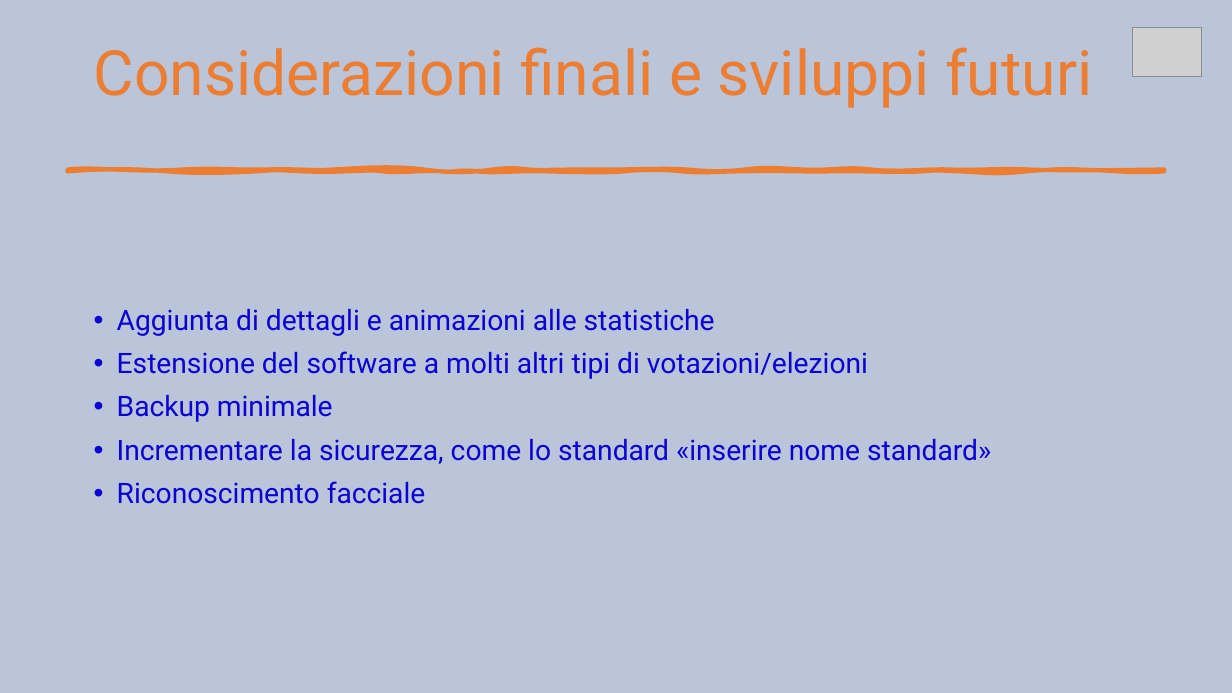
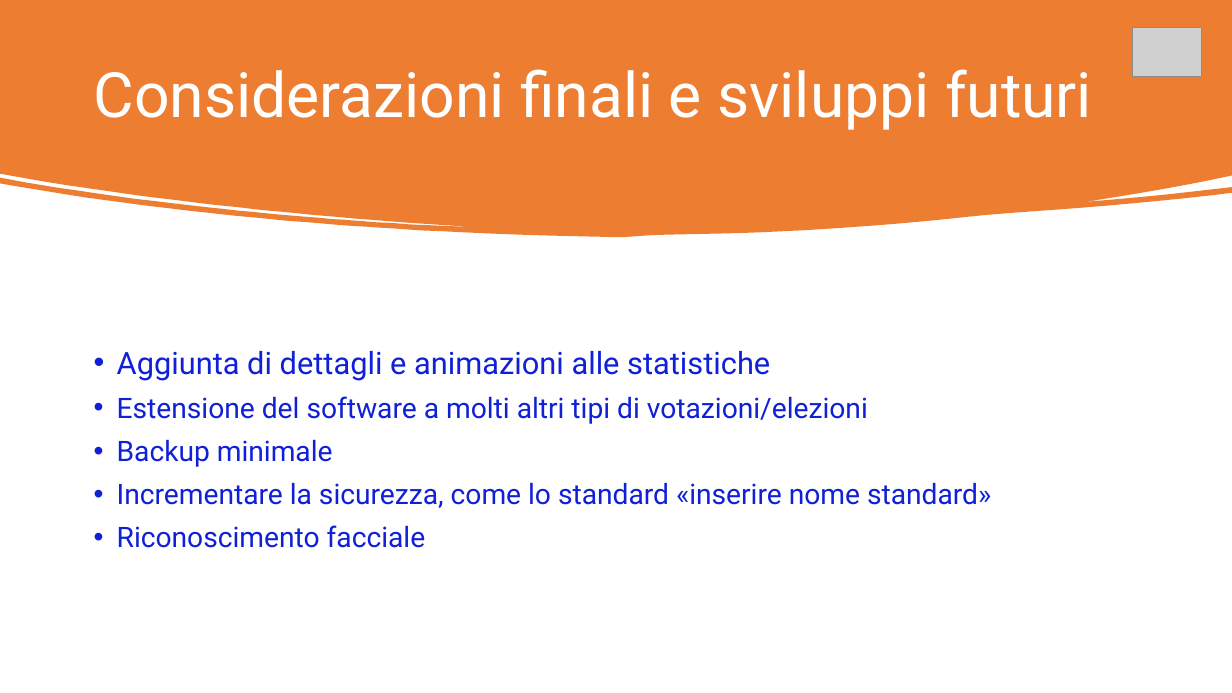
Before and after one commit to RiccardoBarbieri/iovoto, a slide deck: slide 11 of ioVoto.pptx. Drawn at 1232x693 pixels with LibreOffice and Linux fonts; fonts in the diff are those of the drawing; grey boxes stand for pictures. Boxes give left, top, right and bottom in pixels: in the first picture for what was removed or moved away, otherwise in the second. Text is boxed around its words. In the diff, an @@ line names an element or a change of style, - is before the commit and + after.

Commit message:
Considerazioni finali 2.0

```diff
--- a/ioVoto.pptx
+++ b/ioVoto.pptx
@@ background #BBC5D9 to #FFFFFF @@
@@ freeform shape: place and size @@
-freeform shape at [67,169,1165,171]
+freeform shape at [0,0,1232,238]
@@ freeform shape at [0,0,1232,238]: outline #ED7D31 3.25 pt to none @@
@@ title "Considerazioni finali e sviluppi futuri": place and size @@
-title "Considerazioni finali e sviluppi futuri" at [94,47,1092,108]
+title "Considerazioni finali e sviluppi futuri" at [94,69,1092,130]
@@ title "Considerazioni finali e sviluppi futuri" at [94,69,1092,130]: text colour #ED7D31 to #FFFFFF @@
@@ text "Aggiunta di dettagli e animazioni ...": place and size @@
-text "Aggiunta di dettagli e animazioni ..." at [117,309,991,504]
+text "Aggiunta di dettagli e animazioni ..." at [117,351,991,548]
@@ text "Aggiunta di dettagli e animazioni ..." at [117,351,991,548]: size 22 to 24 pt in "Aggiunta di dettagli e animazioni alle statistiche"; text colour #0C01D3 to #1020D7 @@
```
Also in this commit, not shown: 2 other slides changed.
